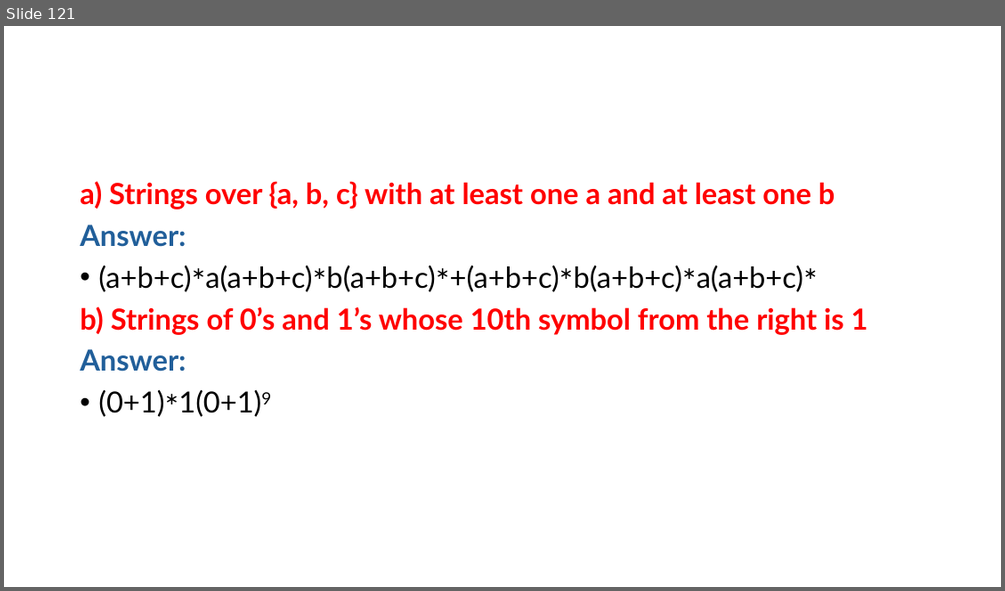
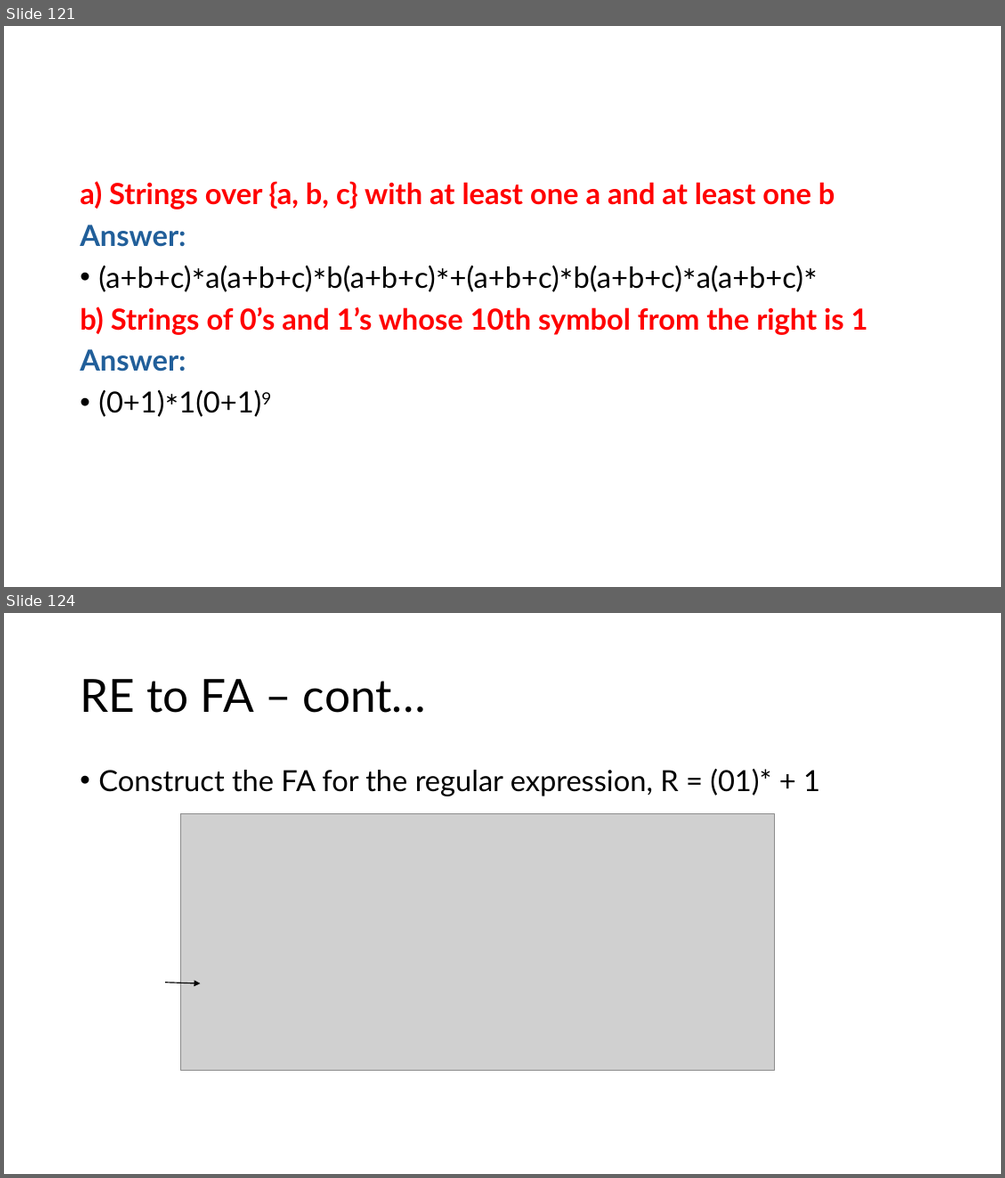
Before and after one commit to PraneeshRV/Academics, a slide deck: Sem6/Automata/20CYS315 Automata Theory Part 1.pptx. Shown one above the other, each under a label of ours: slide 121 before the commit, slides 121 and 124 after it; the slides between them are not shown. The pictures are 1005x591 and 1005x1178 pixels, drawn with LibreOffice and Linux fonts; fonts in the diff are those of the drawing; grey boxes stand for pictures. Boxes give left, top, right and bottom in pixels: in the first picture for what was removed or moved away, otherwise in the second. Text is boxed around its words. In the diff, an @@ line names an element or a change of style, - is before the commit and + after.

```diff
--- a/Sem6/Automata/20CYS315 Automata Theory Part 1.pptx
+++ b/Sem6/Automata/20CYS315 Automata Theory Part 1.pptx
@@ slide 124 added at (4, 613, 1001, 1174), background #FFFFFF @@
@@ title added at (80, 679, 426, 713), 44 pt, text #000000 @@
+RE to FA – cont…
@@ text added at (98, 769, 820, 796), 28 pt, text #000000 @@
+• Construct the FA for the regular expression, R = (01)* + 1
@@ picture added at (180, 813, 774, 1070) @@
@@ arrow added from (165, 982) to (200, 983), #000000 1 pt @@
```
Also in this commit, not shown: 5 other slides added, 20 other files.
